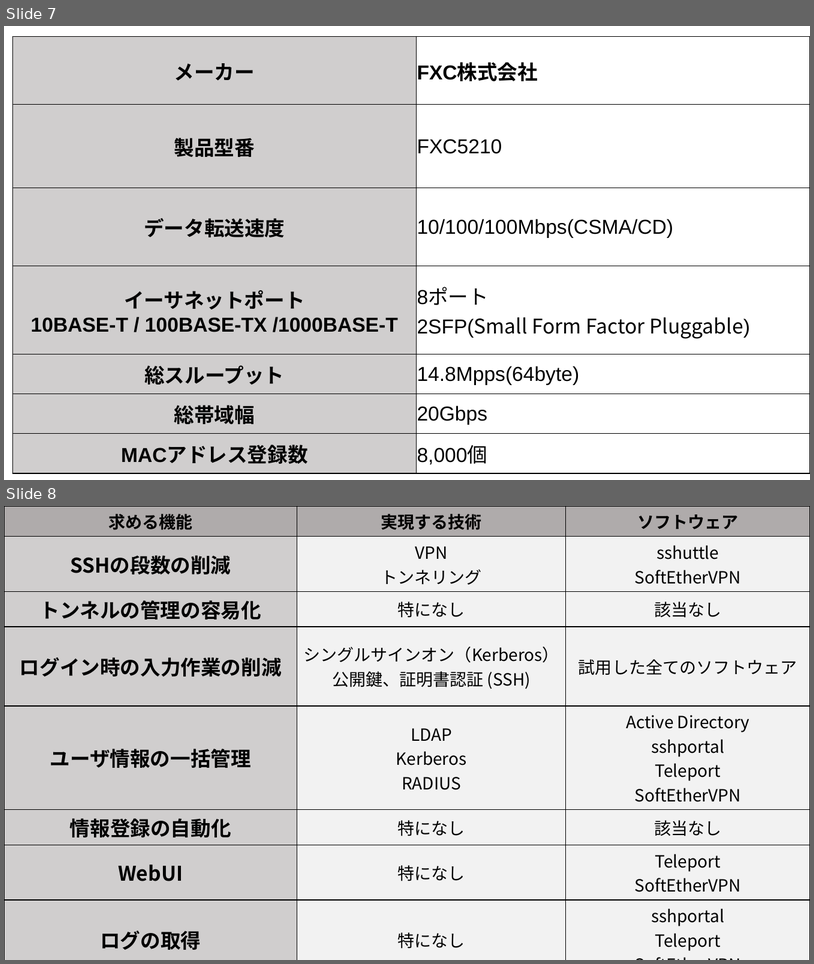
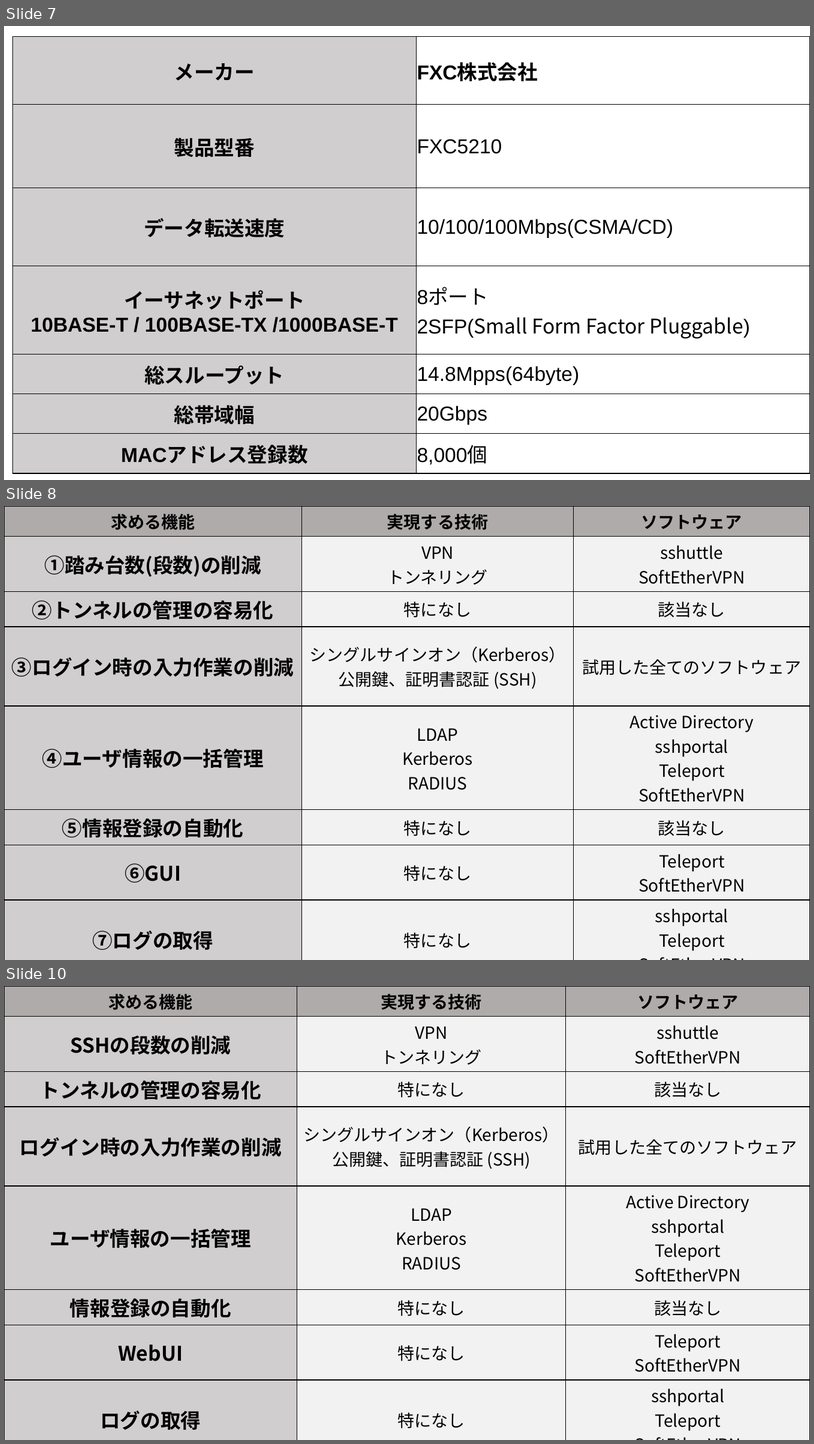
Before and after one commit to Alice-to-Bob/Graduate_School, a slide deck: SUBTHEME/graphs/telework_list.pptx. Shown one above the other, each under a label of ours: slides 7 and 8 before the commit, slides 7, 8 and 10 after it; the slides between them are not shown. The pictures are 814x964 and 814x1444 pixels, drawn with LibreOffice and Linux fonts; fonts in the diff are those of the drawing. Boxes give left, top, right and bottom in pixels: in the first picture for what was removed or moved away, otherwise in the second. Text is boxed around its words. In the diff, an @@ line names an element or a change of style, - is before the commit and + after.

```diff
--- a/SUBTHEME/graphs/telework_list.pptx
+++ b/SUBTHEME/graphs/telework_list.pptx
@@ slide 8 added at bbox=[4, 506, 810, 960], background #FFFFFF @@
@@ table added at bbox=[4, 506, 810, 953], 9 rows, 3 columns @@
+求める機能 | 実現する技術 | ソフトウェア
+①踏み台数(段数)の削減 | VPN / トンネリング | sshuttle / SoftEtherVPN
+②トンネルの管理の容易化 | 特になし | 該当なし
+③ログイン時の入力作業の削減 | シングルサインオン（Kerberos） / 公開鍵、証明書認証 (SSH) | 試用した全てのソフトウェア
+④ユーザ情報の一括管理 | LDAP / Kerberos / RADIUS | Active Directory / sshportal / Teleport / SoftEtherVPN
+⑤情報登録の自動化 | 特になし | 該当なし
+⑥GUI | 特になし | Teleport / SoftEtherVPN
+⑦ログの取得 | 特になし | sshportal / Teleport / SoftEtherVPN
+⑧E2Eのみのログイン情報による利用 | VPN | sshuttle / SoftEtherVPN / Teleport
@@ what was slide 8 is now slide 10 @@
```
Also in this commit, not shown: 1 other slide added, 9 other files.
